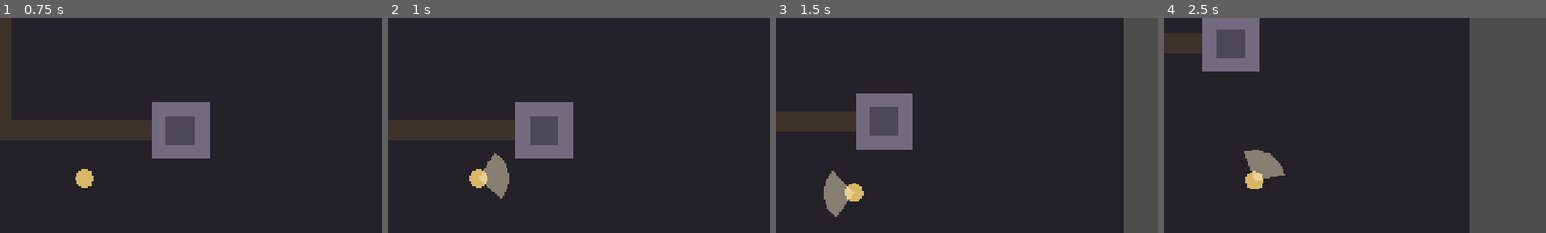
Above: before the commit, frames 1-4 (left to right).
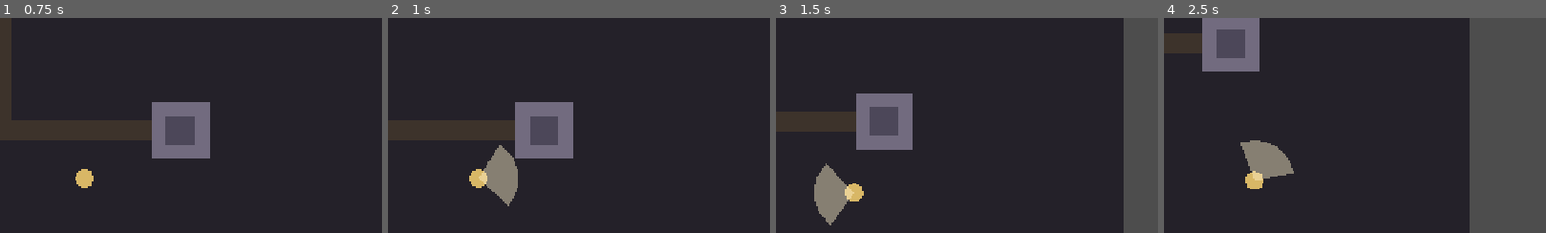
Above: after the commit, the same moments.

Repository: tkjuggeri-svg/last-stand
Game: Godot game, scene res://main/main.tscn
Two runs of this game, one before a commit and one after it. Both use one fixed random seed, a clock stepped at 60 frames per second and the inputs below.
Inputs (mouse positions are % of the whole screen's width and height, from its top left):
- Up to frame 1 (0.75 s): move the mouse to (72, 45) at 0.52 s; press the mouse at (72, 45) at 0.53 s; hold D (move_right) from 0.53 s (still down)
- Up to frame 2 (1 s): keep holding D (move_right)
- Up to frame 3 (1.5 s): move the mouse to (30, 55) at 1.27 s; release D (move_right) at 1.28 s; release the mouse at (30, 55) at 1.28 s; hold S (move_down) from 1.28 s (still down); click (30, 55) at 1.35 s
- Up to frame 4 (2.5 s): move the mouse to (60, 28) at 2.02 s; release S (move_down) at 2.03 s; press the mouse at (60, 28) at 2.03 s; hold D (move_right) from 2.03 s (still down)
The pictures show only the part of the screen within x 41-91%, y 13-63%; the shares and areas given below are measured in that part.

Frame 1 is identical in both runs. In frame 2, 0.7% of the frame differs, in the area x 28-34%, y 59-88%; in frame 3, 0.7%, in the area x 10-16%, y 67-97%; in frame 4, 0.7%.

Commit message:
Playtest: increase melee reach to 68 px
- Hero attack arc (hitbox and visual) scaled from 52 px to 68 px;
  angle (~100 degrees) and 0.4 s cooldown unchanged.
- test_hero_attack: targets with their hurtbox edge at 67 px are hit,
  at 69 px are missed, and the arc tip is at 68 px (verified to fail
  with the old 52 px shape).

Co-Authored-By: Claude Opus 5.5 <noreply@anthropic.com>

Diff:
--- a/entities/hero/hero.tscn
+++ b/entities/hero/hero.tscn
@@ -31,13 +31,13 @@
 [node name="AttackShape" type="CollisionPolygon2D" parent="AttackPivot/AttackHitbox"]
 unique_name_in_owner = true
 disabled = true
-polygon = PackedVector2Array(0, 0, 33.4, -39.8, 47.1, -22, 52, 0, 47.1, 22, 33.4, 39.8)
+polygon = PackedVector2Array(0, 0, 43.7, -52.1, 61.6, -28.7, 68, 0, 61.6, 28.7, 43.7, 52.1)
 
 [node name="AttackVisual" type="Polygon2D" parent="AttackPivot"]
 unique_name_in_owner = true
 visible = false
 color = Color(1, 0.95, 0.8, 0.45)
-polygon = PackedVector2Array(0, 0, 33.4, -39.8, 47.1, -22, 52, 0, 47.1, 22, 33.4, 39.8)
+polygon = PackedVector2Array(0, 0, 43.7, -52.1, 61.6, -28.7, 68, 0, 61.6, 28.7, 43.7, 52.1)
 
 [node name="HealthComponent" type="Node" parent="."]
 unique_name_in_owner = true
--- a/tests/automated/test_hero_attack.gd
+++ b/tests/automated/test_hero_attack.gd
@@ -1,6 +1,11 @@
 extends SceneTree
 ## Automated check for the hero melee attack.
 ## Run all tests with tests/run_tests.sh, or this one: godot --headless --path . --script res://<this file>
+
+## Swing reach from the hero's centre (tip of the arc in hero.tscn).
+const REACH: float = 68.0
+## Radius of the training dummy's hurtbox.
+const DUMMY_RADIUS: float = 24.0
 
 var _failures: int = 0
 
@@ -51,9 +56,39 @@
 	_check("holding attack for 1s = 3 swings of 10 (dealt %d)" % dealt, dealt == 30)
 	_check("hitbox off after releasing", shape.disabled)
 
+	# Reach: dummies placed so their hurtbox edge is just inside / just outside the 68 px tip.
+	await _test_reach(level, hero)
+
 	print("RESULT: ", "PASS" if _failures == 0 else "FAIL (%d)" % _failures)
 	level.free()
 	quit(_failures)
+
+
+func _test_reach(level: Node, hero: Hero) -> void:
+	hero.position = Vector2(-400, 250)  # clear of the scene's own dummies
+	await _frames(30)  # let the cooldown run out
+	var dummy_scene: PackedScene = load("res://tests/training_dummy.tscn")
+	# Edge 1 px inside the tip: would have been 15 px out of reach at the old 52 px.
+	var inside: Node2D = dummy_scene.instantiate()
+	inside.position = hero.position + Vector2(REACH + DUMMY_RADIUS - 1.0, 0)
+	# Edge 1 px beyond the tip, on the opposite side.
+	var outside: Node2D = dummy_scene.instantiate()
+	outside.position = hero.position - Vector2(REACH + DUMMY_RADIUS + 1.0, 0)
+	level.add_child(inside)
+	level.add_child(outside)
+	await _frames(2)
+	var inside_hp: HealthComponent = inside.get_node("%HealthComponent")
+	var outside_hp: HealthComponent = outside.get_node("%HealthComponent")
+
+	hero.attack(inside.position)
+	await _frames(15)
+	_check("reach 68: hits a target whose edge is at 67 px", inside_hp.current_health == 40)
+	await _frames(15)
+	hero.attack(outside.position)
+	await _frames(15)
+	_check("reach 68: misses a target whose edge is at 69 px", outside_hp.current_health == 50)
+	var tip: Vector2 = (hero.get_node("%AttackShape") as CollisionPolygon2D).polygon[3]
+	_check("arc tip is at 68 px (got %.1f)" % tip.length(), is_equal_approx(tip.length(), REACH))
 
 
 func _frames(count: int) -> void:
Not shown, changed: GAME_DESIGN.md
